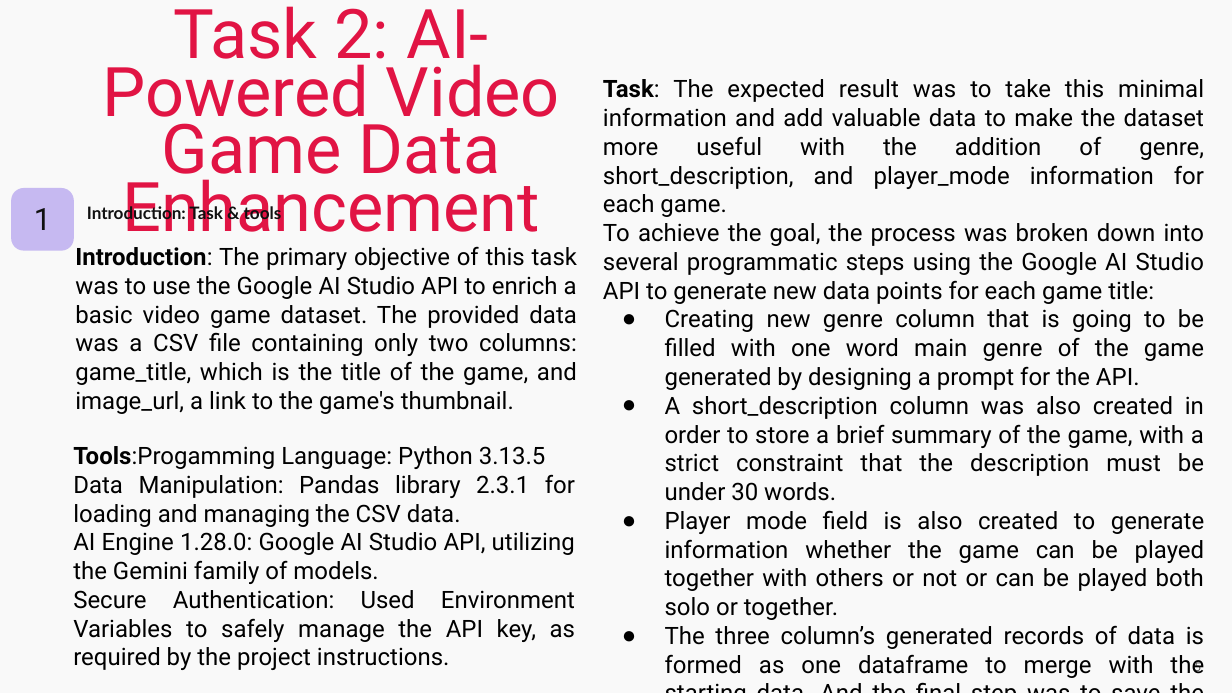
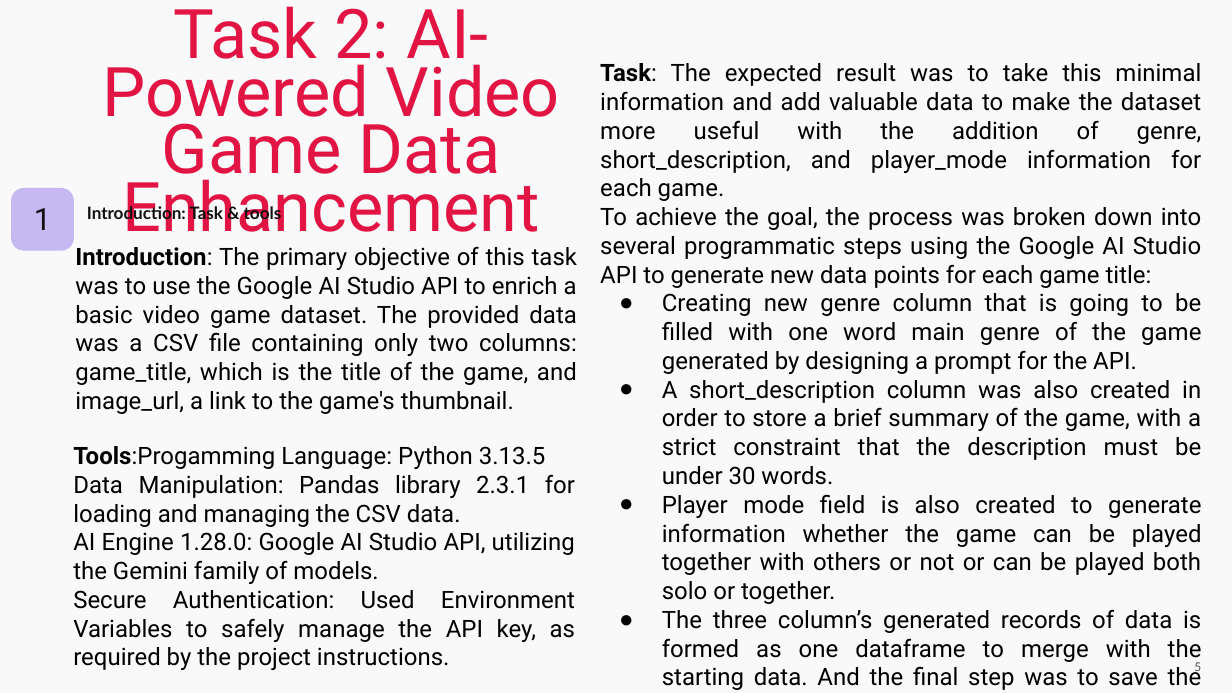
Before and after one commit to ImamSyabana/Eklipse-AI-Data-Optimization-Test, a slide deck: slide 5 of Google Slides Answer - Imam Sya'bana.pptx. Drawn at 1232x693 pixels with LibreOffice and Linux fonts; fonts in the diff are those of the drawing. Boxes give left, top, right and bottom in pixels: in the first picture for what was removed or moved away, otherwise in the second. Text is boxed around its words. In the diff, an @@ line names an element or a change of style, - is before the commit and + after.

Commit message:
task 3

```diff
--- a/Google Slides Answer - Imam Sya'bana.pptx
+++ b/Google Slides Answer - Imam Sya'bana.pptx
@@ text "Task: The expected result was ..." rewrapped from bbox=[603, 79, 1205, 678] to bbox=[600, 63, 1202, 690] @@
```
Also in this commit, not shown: 2 other slides changed, 20 other files.
